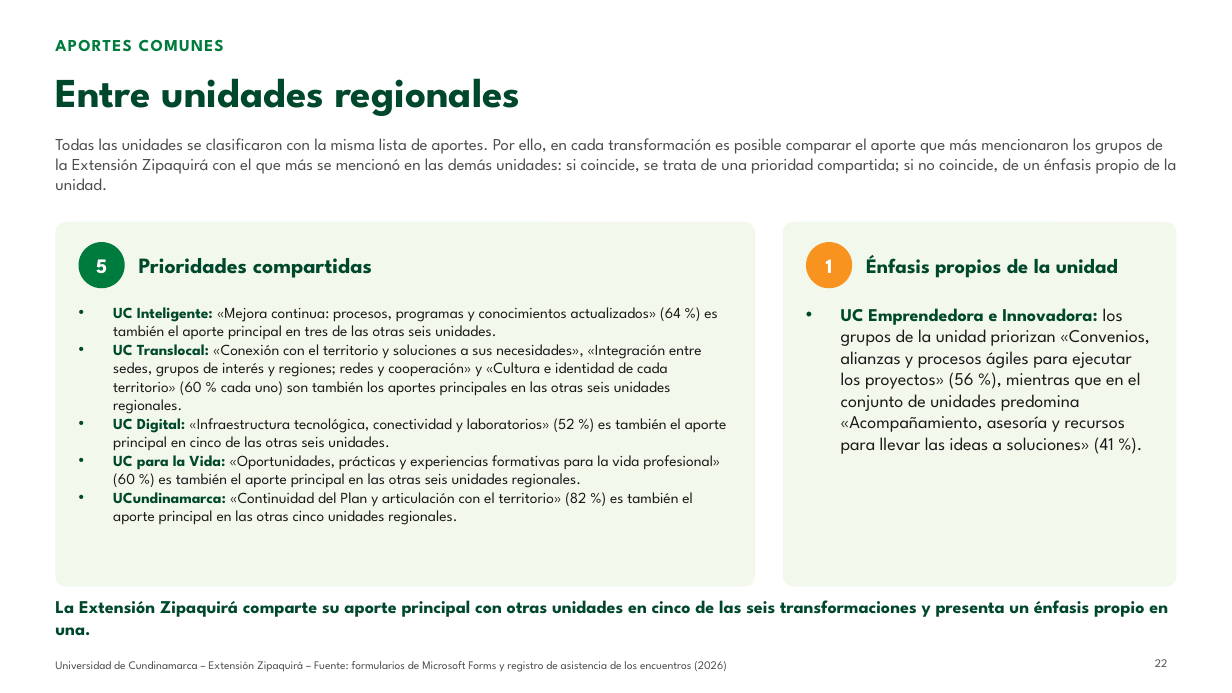
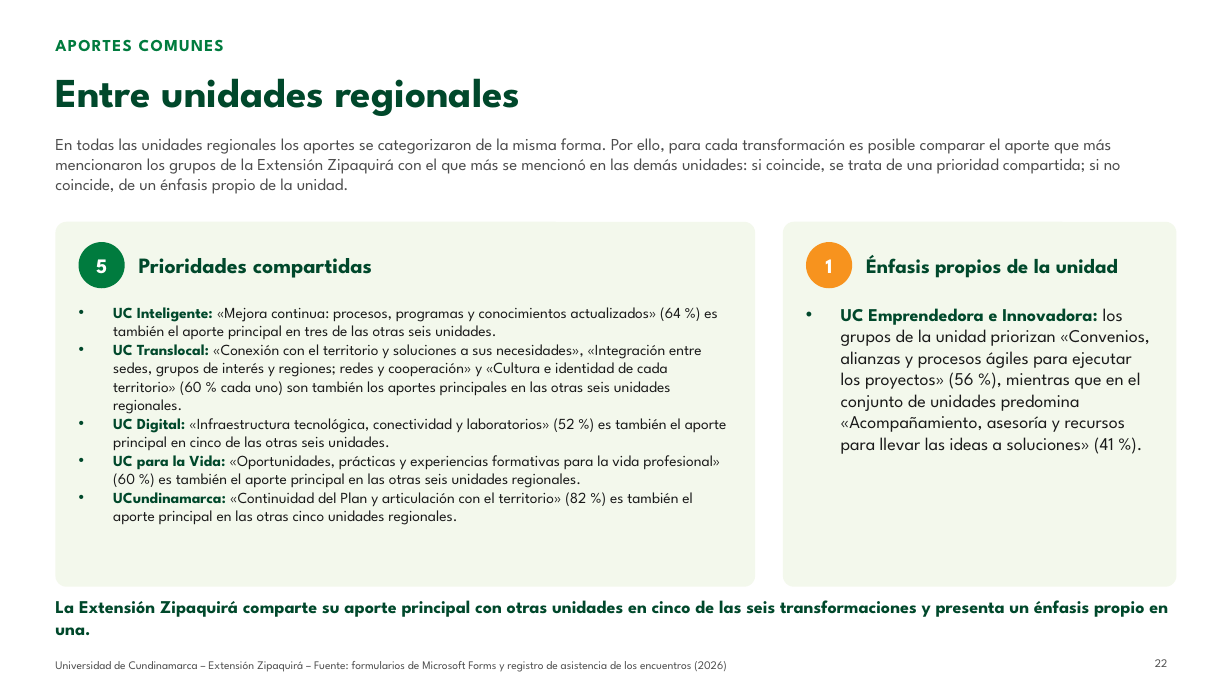
Before and after one commit to Nicolaserd/Planeacion_estrategica_transformaciones_temas, a slide deck: slide 22 of flujo_bert_jev/informe/presentaciones/Presentacion_Extension_Zipaquira_BERT_Jev.pptx. Drawn at 1232x693 pixels with LibreOffice and Linux fonts; fonts in the diff are those of the drawing; background and template pictures are left out. Boxes give left, top, right and bottom in pixels: in the first picture for what was removed or moved away, otherwise in the second. Text is boxed around its words. In the diff, an @@ line names an element or a change of style, - is before the commit and + after.

```diff
--- a/flujo_bert_jev/informe/presentaciones/Presentacion_Extension_Zipaquira_BERT_Jev.pptx
+++ b/flujo_bert_jev/informe/presentaciones/Presentacion_Extension_Zipaquira_BERT_Jev.pptx
@@ text at <box>55,138,1121,194</box>: text changed @@
-Todas las unidades se clasificaron con la misma lista de aportes. Por ello, en cada transformación es posible comparar el aporte que más mencionaron los grupos de la Extensión Zipaquirá con el que más se mencionó en las demás unidades: si coincide, se trata de una prioridad compartida; si no coincide, de un énfasis propio de la unidad.
+En todas las unidades regionales los aportes se categorizaron de la misma forma. Por ello, para cada transformación es posible comparar el aporte que más mencionaron los grupos de la Extensión Zipaquirá con el que más se mencionó en las demás unidades: si coincide, se trata de una prioridad compartida; si no coincide, de un énfasis propio de la unidad.
```
Also in this commit, not shown: 7 other slides changed, 23 other files.
